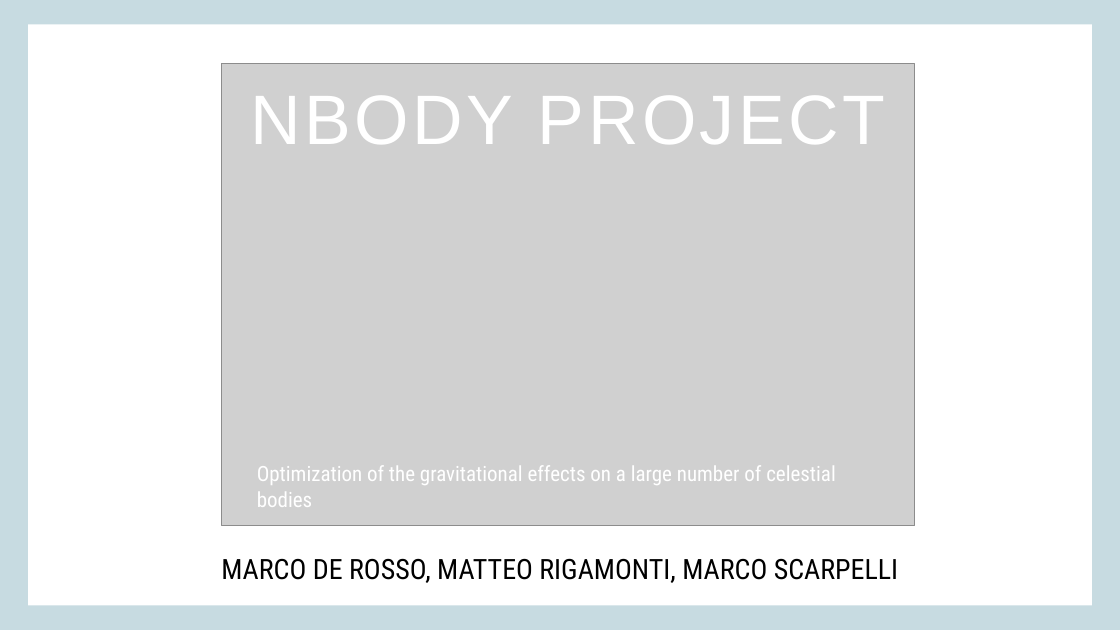
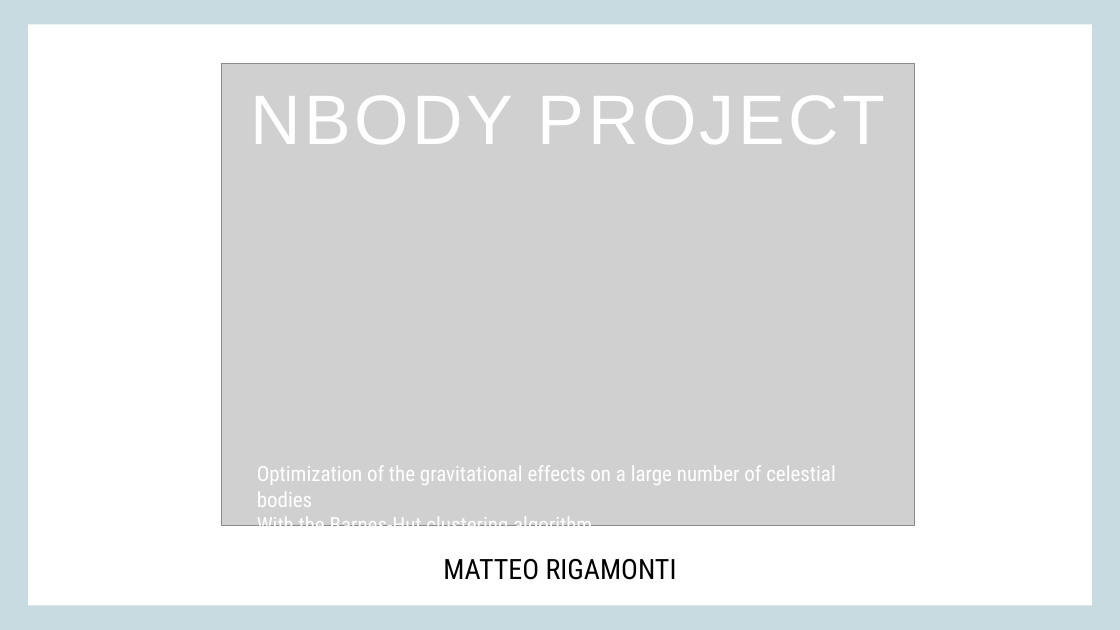
Before and after one commit to matteo-riga/Nbody_Project_Exam, a slide deck: slide 1 of Progetto-AMSC-NBody/nbody_project_barnes_hut.pptx. Drawn at 1120x630 pixels with LibreOffice and Linux fonts; fonts in the diff are those of the drawing; grey boxes stand for pictures. Boxes give left, top, right and bottom in pixels: in the first picture for what was removed or moved away, otherwise in the second. Text is boxed around its words. In the diff, an @@ line names an element or a change of style, - is before the commit and + after.

Commit message:
fixed powerpoint file

```diff
--- a/Progetto-AMSC-NBody/nbody_project_barnes_hut.pptx
+++ b/Progetto-AMSC-NBody/nbody_project_barnes_hut.pptx
@@ text at (257,512,592,526): paragraph added @@
+With the Barnes-Hut clustering algorithm
@@ subtitle at (443,558,677,580): text changed @@
-MARCO DE ROSSO, MATTEO RIGAMONTI, MARCO SCARPELLI
+MATTEO RIGAMONTI
```
Also in this commit, not shown: 3 other slides changed, 7 slides added.
